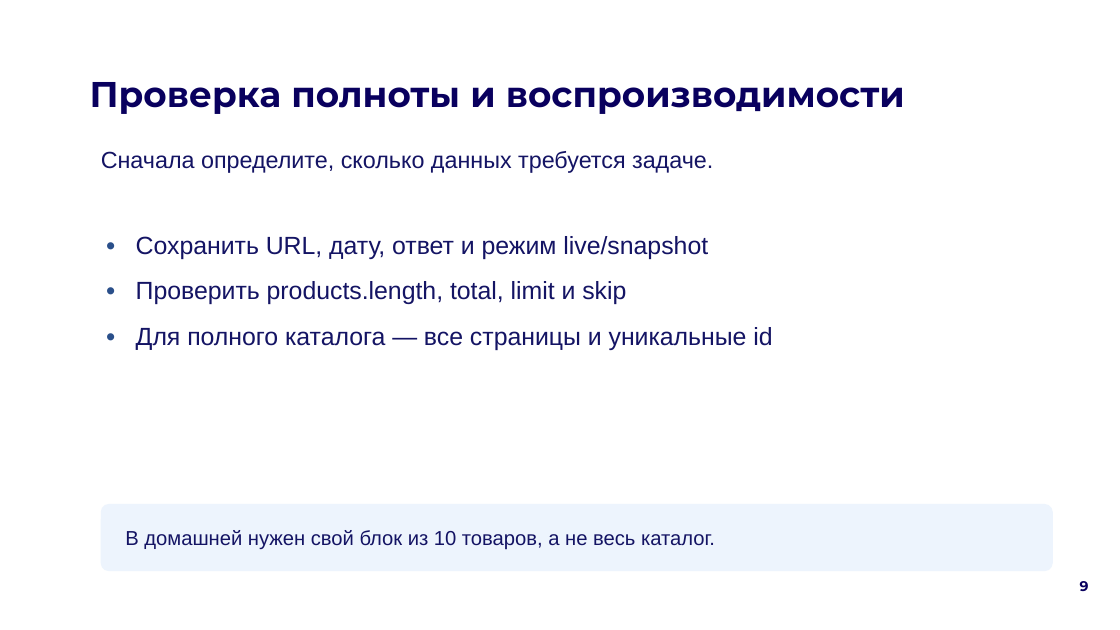
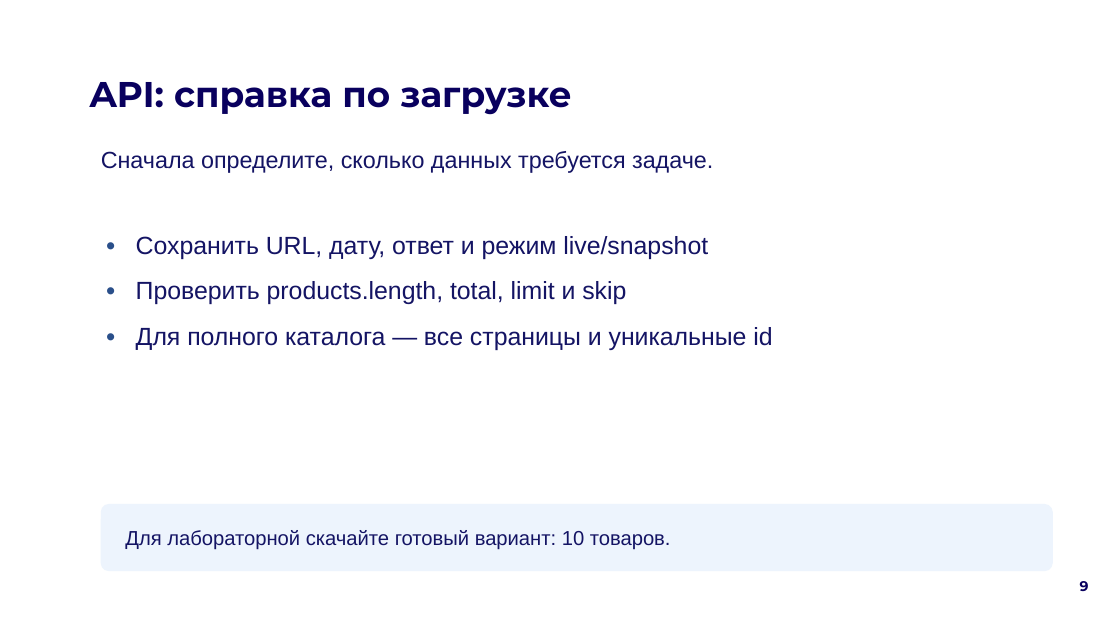
Before and after one commit to rustam-azimov/data-ai-sem2-tema09, a slide deck: slide 9 of 09_ПРЕЗЕНТАЦИИ/Тема_09.pptx. Drawn at 1120x630 pixels with LibreOffice and Linux fonts; fonts in the diff are those of the drawing; background and template pictures are left out. Boxes give left, top, right and bottom in pixels: in the first picture for what was removed or moved away, otherwise in the second. Text is boxed around its words. In the diff, an @@ line names an element or a change of style, - is before the commit and + after.

```diff
--- a/09_ПРЕЗЕНТАЦИИ/Тема_09.pptx
+++ b/09_ПРЕЗЕНТАЦИИ/Тема_09.pptx
@@ text at [90,82,572,115]: text changed @@
-Проверка полноты и воспроизводимости
+API: справка по загрузке
@@ text at [125,530,671,550]: text changed @@
-В домашней нужен свой блок из 10 товаров, а не весь каталог.
+Для лабораторной скачайте готовый вариант: 10 товаров.
```
Also in this commit, not shown: 4 other slides changed, 14 other files.
